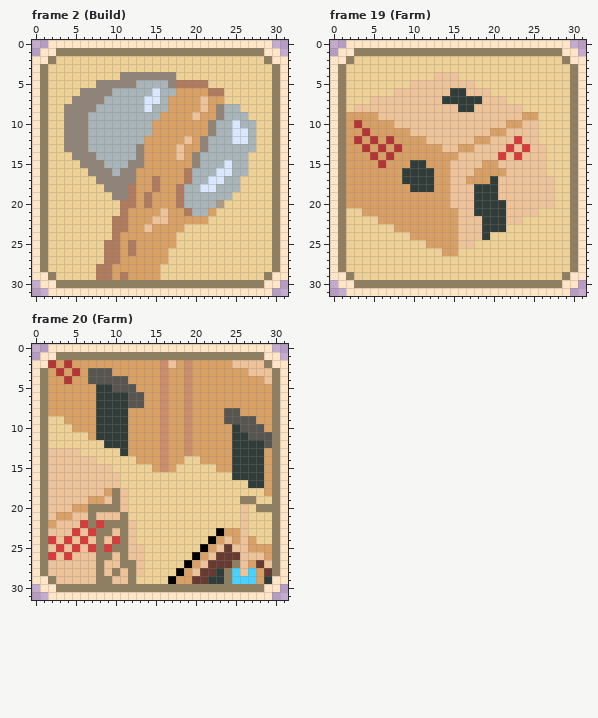
One commit to this pixel-art file: Pixel Art/UI/Unit buttons.ase. Above, as it was before the edit.
32x32 pixels, 21 frames. Shown: frame 2 (Build), frame 19 (Farm), frame 20 (Farm). The commit also changed other frames, which this record leaves out.
After the commit:
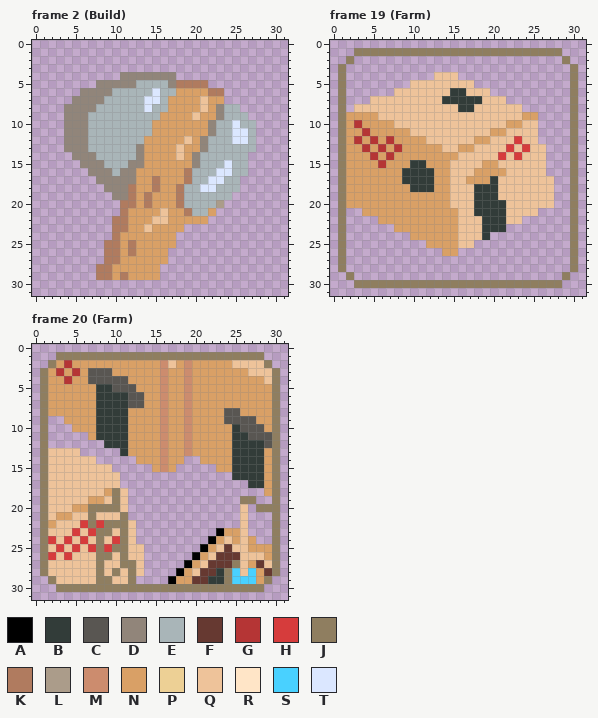
Palette (. is transparent): A #000000  B #323c39  C #595652  D #91857a  E #a9b5b8  F #663931  G #b53535  H #d63c3c  J #8f7e60  K #b07b5f  L #ab9c8a  M #cc8c6e  N #d9a066  P #edd095  Q #eec39a  R #ffe5c7  S #49d1ff  T #dbe7ff
The exact change:
layer "Button" now hidden
Changed rows in their new state; - is an unchanged pixel.
Frame 2 (Build):
first column x 0:
 0 --............................--
 1 -..............................-
 2 ................................
 3 ................................
 4 ...........-------..............
 5 ........--------------..........
 6 ......------------------........
 7 .....-------------------........
 8 ....----------------------......
 9 ....-----------------------.....
10 ....------------------------....
11 ....------------------------....
12 ....------------------------....
13 ....------------------------....
14 .....----------------------.....
15 ......---------------------.....
16 .......--------------------.....
17 ........------------------......
18 .........-----------------......
19 ..........---------------.......
20 ...........-------------........
21 ...........------------.........
22 ..........------------..........
23 ..........---------.............
24 ..........--------..............
25 .........---------..............
26 .........--------...............
27 .........--------...............
28 ........--------................
29 ........--------................
30 -..............................-
31 --............................--
Frame 19 (Farm):
first column x 0:
 0 --............................--
 1 -..--------------------------..-
 2 ..-..........................-..
 3 .-............................-.
 4 .-...........---..............-.
 5 .-........--------............-.
 6 .-......------------..........-.
 7 .-...-----------------........-.
 8 .-.---------------------......-.
 9 .-------------------------....-.
10 .-------------------------....-.
11 .-------------------------....-.
12 .-------------------------....-.
13 .--------------------------...-.
14 .--------------------------...-.
15 .--------------------------...-.
16 .--------------------------...-.
17 .---------------------------..-.
18 .---------------------------..-.
19 .---------------------------..-.
20 .---------------------------..-.
21 .-..----------------------....-.
22 .-....------------------......-.
23 .-......--------------........-.
24 .-........----------..........-.
25 .-..........------............-.
26 .-............--..............-.
27 .-............................-.
28 .-............................-.
29 ..-..........................-..
30 -..--------------------------..-
31 --............................--
Frame 20 (Farm):
first column x 0:
 0 --............................--
 1 -..--------------------------..-
 2 ..J---------------------------..
 3 .------------------------------.
 4 .------------------------------.
 5 .------------------------------.
 6 .------------------------------.
 7 .------------------------------.
 8 .------------------------------.
 9 .-..---------------------------.
10 .-...--------------------------.
11 .-.....------------------------.
12 .-.......----------------------.
13 .-----.....--------------------.
14 .-------.....------..----------.
15 .---------.....---.....--------.
16 .----------..............------.
17 .----------................----.
18 .-----------.................--.
19 .-----------..............--..-.
20 .-----------..............-.---.
21 .-----------..............-...-.
22 .------------.............-...-.
23 .------------..........----...-.
24 .------------.........------..-.
25 .-------------.......----------.
26 .-------------......-----------.
27 .-------------.....------------.
28 .-------------....-------------.
29 ..-----------....------------J..
30 -..--------------------------..-
31 --............................--
Boxes around the changes in both pictures, in picture pixels (x1, y1, x2, y2):
erased: (32, 40, 288, 296)
erased: (330, 40, 586, 296)
changed: (32, 344, 288, 600)
